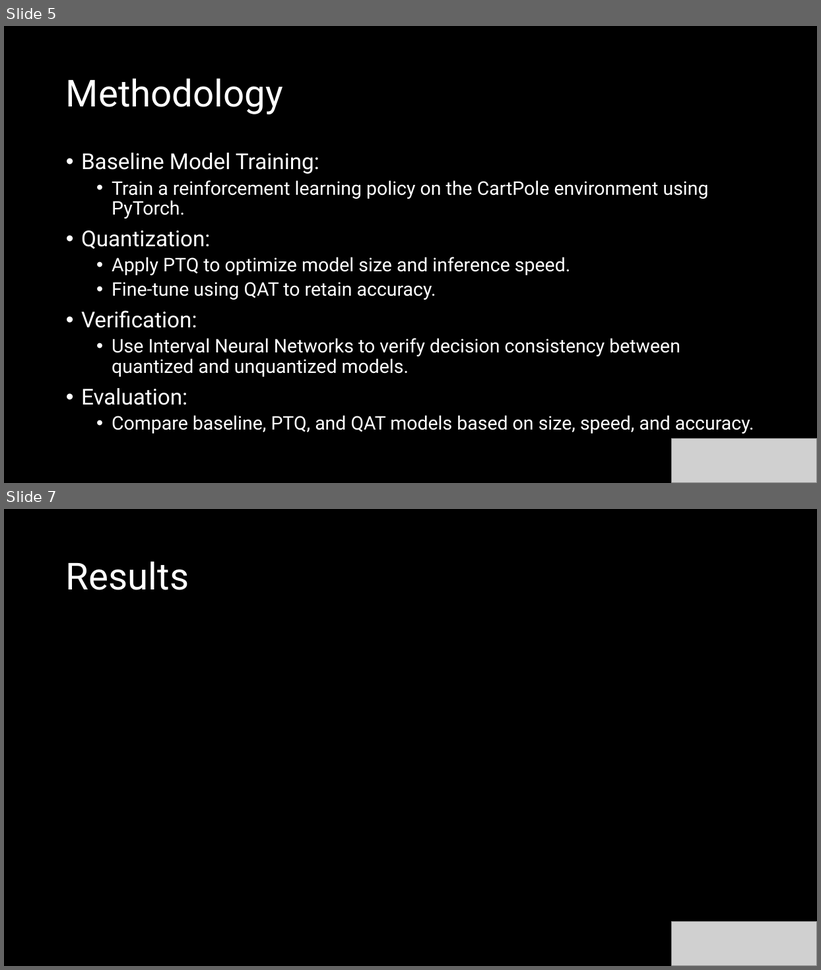
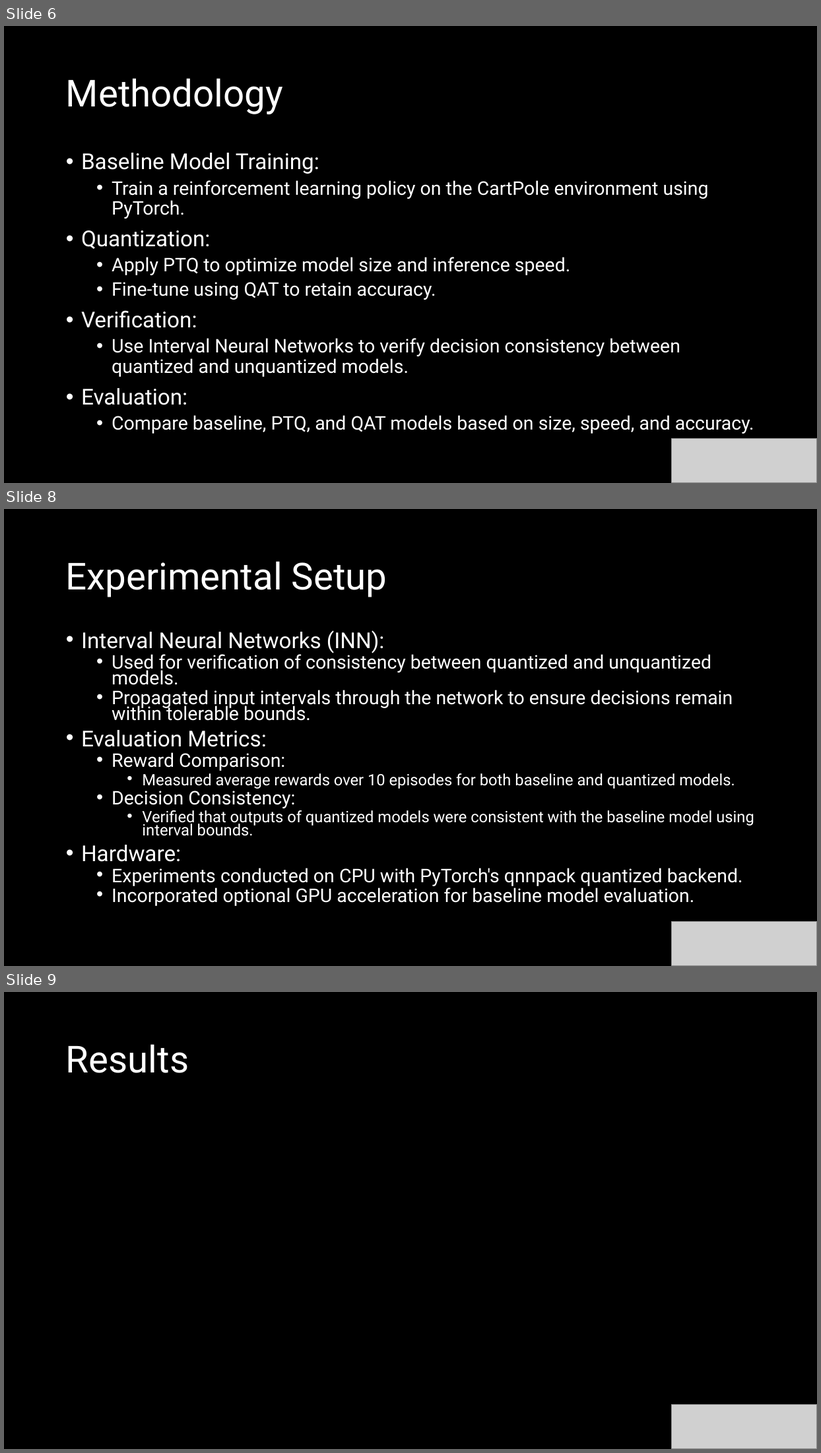
Before and after one commit to Pingumaniac/Consistency_Quantised_Constraints, a slide deck: doc/final_presentation.pptx. Shown one above the other, each under a label of ours: slides 5 and 7 before the commit, slides 6, 8 and 9 after it; the slides between them are not shown. The pictures are 821x970 and 821x1453 pixels, drawn with LibreOffice and Linux fonts; fonts in the diff are those of the drawing; grey boxes stand for pictures. Boxes give left, top, right and bottom in pixels: in the first picture for what was removed or moved away, otherwise in the second. Text is boxed around its words. In the diff, an @@ line names an element or a change of style, - is before the commit and + after.

```diff
--- a/doc/final_presentation.pptx
+++ b/doc/final_presentation.pptx
@@ slide 8 added at bbox=[4, 509, 817, 966], background #000000 @@
@@ title added at bbox=[66, 561, 387, 597], 44 pt, text #FFFFFF @@
+Experimental Setup
@@ text added at bbox=[81, 630, 754, 906], 22.2 pt, text #FFFFFF @@
+• Interval Neural Networks (INN):
+  • Used for verification of consistency between quantized and unquantized models.
+  • Propagated input intervals through the network to ensure decisions remain within tolerable bounds.
+• Evaluation Metrics:
+  • Reward Comparison:
+    • Measured average rewards over 10 episodes for both baseline and quantized models.
+  • Decision Consistency:
+    • Verified that outputs of quantized models were consistent with the baseline model using interval bounds.
+• Hardware:
+  • Experiments conducted on CPU with PyTorch's qnnpack quantized backend.
+  • Incorporated optional GPU acceleration for baseline model evaluation.
@@ picture added at bbox=[672, 922, 817, 966] @@
@@ what was slide 5 is now slide 6 @@
@@ what was slide 7 is now slide 9 @@
```
Also in this commit, not shown: 2 slides changed, 1 other slide added, 8 other files.
